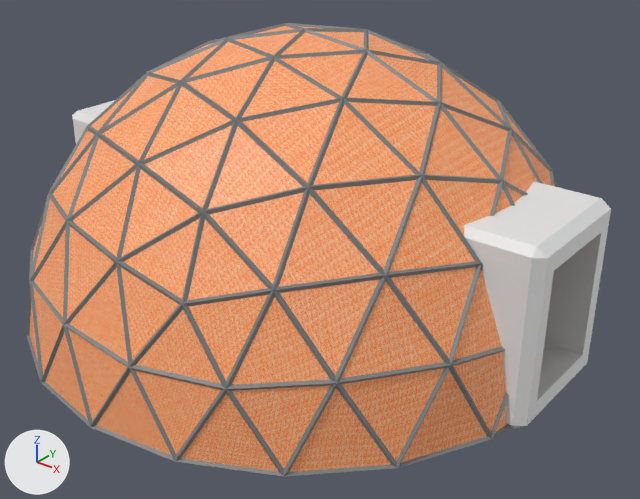
The Blender file Assets/homestead/models/dome_hab.blend as it was, and as the next commit left it.
One viewpoint serves both versions: a camera (50 mm lens) standing at (9.38, -11.31, 8.14) and looking at (0.56, -0.29, 1.31). The lights are fixed; the arrows at lower left show +X, +Y and +Z.

In view in the first picture: 'EntryFrame', 'Support', 'outerSkin'.
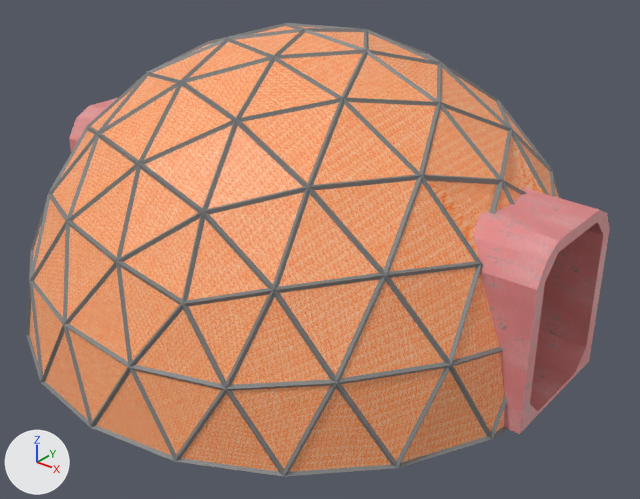
What differs and where, as boxes [x1, y1, x2, y2] in the pictures (640 x 499 px):
'EntryFrame', reshaped, moved, rescaled
    before: [72, 100, 611, 429]
    after: [69, 98, 610, 434]
'innerSkin', unchanged, uncovered by the edit
    after: [448, 156, 533, 232]

The change, as a list of edits to the scene's bpy script:
```text
Add img_lockerao_tga_002:
    img_lockerao_tga_002 = load_image('lockerao.tga.002', 'textures/lockerao_red.tga', 1024, 1024, 'Non-Color')
Add mat_lockerao_tga_002:
    mat_lockerao_tga_002 = principled_material('lockerao.tga.002')
    mat_lockerao_tga_002.texture = img_lockerao_tga_002
Add me_cube_005:
    me_cube_005.from_pydata(...)  # 40 vertices, 37 faces; spans x 0.0..1.25, y -1.24..1.24, z -1.41..1.57
    me_cube_005.materials.append(mat_lockerao_tga_002)  # picture img_lockerao_tga_002
Change ob_entryframe:
    ob_entryframe.scale: (1.7, 1.2, 1.27) -> (1.0, 1.0, 1.0)
    ob_entryframe: bpy.data.objects.new('EntryFrame', me_cube_001) -> bpy.data.objects.new('EntryFrame', me_cube_005)
    ob_entryframe.location: (5.07, 0.0, 1.7) -> (-5.07, 0.0, 1.43)
```
